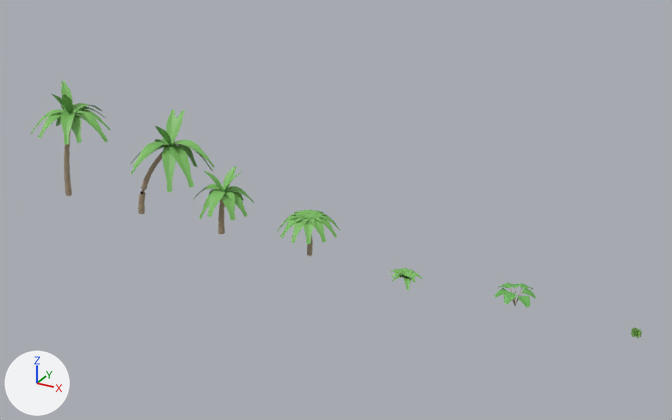
Renders of the glTF model assets/props/plants.glb from each side of a commit.
One viewpoint serves both versions: a camera (50 mm lens) standing at (55.9, -53.9, 31.1) and looking at (25.8, 0.8, 3.7). Arrows for +X, +Y and +Z are at lower left; the lights stay in place. The picture after the commit comes second. Vertices at exactly the same position are counted once.

In view in the first picture: 'Fern', 'Monstera', 'Palm', 'PalmBend', 'PalmShort', 'TreeFern' and 1 more.
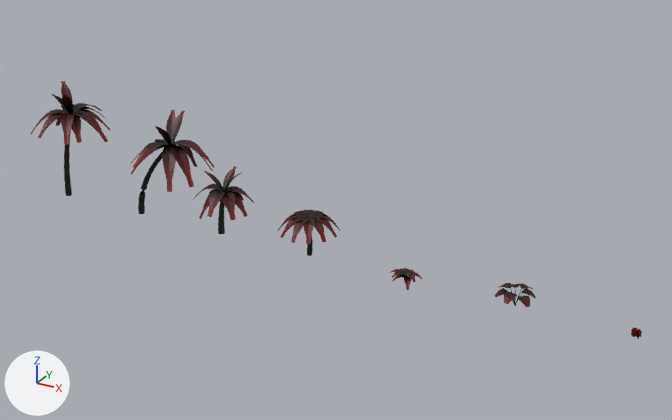
The change, as a list of edits to the scene's bpy script:
```text
Change me_fern:
    where me_fern.from_pydata(...)  # 201 vertices, 240 faces; spans x -1.27..1.11, y -1.17..1.23, z -0.21..0.68
    me_fern part 1: 100 faces centred in x -1.2..1.05, y -1.07..1.15, z -0.13..0.66 are repainted in the vertex colours; the middle colour goes from white #ffffff to red #d50000
    me_fern part 2: 80 faces centred in x -0.71..0.62, y -0.7..0.69, z 0.23..0.65 are repainted in the vertex colours; the middle colour goes from white #ffffff to dark red #6d0000
Change me_monstera:
    where me_monstera.from_pydata(...)  # 189 vertices, 224 faces; spans x -1.42..1.29, y -1.38..1.41, z -0.01..1.32
    me_monstera part 3: 112 faces centred in x -1.01..0.93, y -0.93..1.01, z 0.72..1.26 are repainted in the vertex colours; the middle colour goes from white #ffffff to dark red #550000
    me_monstera part 4: 84 faces centred in x -0.59..0.62, y -0.51..0.66, z 0.19..1.25 are repainted in the vertex colours; the middle colour goes from white #ffffff to black #000000
    me_monstera part 5: 28 faces centred in x -1.29..1.2, y -1.25..1.27, z 0.76..1.06 are repainted in the vertex colours; the middle colour goes from white #ffffff to red #da0000
Change me_palm:
    where me_palm.from_pydata(...)  # 515 vertices, 712 faces; spans x -1.77..5.03, y -3.27..3.48, z 0.0..9.78
    me_palm part 6: 404 faces centred in x -0.23..2.06, y -0.66..0.67, z 0.17..8.13 are repainted in the vertex colours; the middle colour goes from white #ffffff to black #0b0000
    me_palm part 7: 168 faces centred in x -1.58..4.85, y -3.1..3.31, z 5.81..9.7 are repainted in the vertex colours; the middle colour goes from white #ffffff to red #ca0000
    me_palm part 8: 140 faces centred in x -0.31..3.28, y -1.74..1.83, z 7.14..8.99 are repainted in the vertex colours; the middle colour goes from white #ffffff to dark red #6d0000
Change me_palmbend:
    where me_palmbend.from_pydata(...)  # 515 vertices, 712 faces; spans x -0.25..7.19, y -3.52..3.18, z -0.01..8.78
    me_palmbend part 9: 404 faces centred in x -0.23..4.34, y -0.73..0.71, z 0.14..7.13 are repainted in the vertex colours; the middle colour goes from white #ffffff to black #0b0000
    me_palmbend part 10: 168 faces centred in x 0.31..7.01, y -3.32..3.02, z 3.95..8.7 are repainted in the vertex colours; the middle colour goes from white #ffffff to red #ca0000
    me_palmbend part 11: 140 faces centred in x 1.71..5.47, y -1.86..1.68, z 5.9..7.99 are repainted in the vertex colours; the middle colour goes from white #ffffff to dark red #6d0000
Change me_palmshort:
    where me_palmshort.from_pydata(...)  # 469 vertices, 656 faces; spans x -2.11..2.53, y -2.2..2.46, z 0.0..5.22
    me_palmshort part 12: 392 faces centred in x -0.24..0.93, y -0.49..0.5, z 0.08..4.06 are repainted in the vertex colours; the middle colour goes from white #ffffff to black #0b0000
    me_palmshort part 13: 144 faces centred in x -1.98..2.42, y -2.09..2.32, z 1.74..5.16 are repainted in the vertex colours; the middle colour goes from white #ffffff to red #ca0000
    me_palmshort part 14: 120 faces centred in x -0.96..1.61, y -1.17..1.39, z 3.2..4.67 are repainted in the vertex colours; the middle colour goes from white #ffffff to dark red #6d0000
Change me_treefern:
    where me_treefern.from_pydata(...)  # 330 vertices, 448 faces; spans x -2.33..2.27, y -2.3..2.3, z -0.02..3.28
    me_treefern part 15: 144 faces centred in x -2.22..2.16, y -2.19..2.19, z 2.12..2.95 are repainted in the vertex colours; the middle colour goes from white #ffffff to red #ca0000
    me_treefern part 16: 184 faces centred in x -0.53..0.47, y -0.5..0.5, z 0.11..3.21 are repainted in the vertex colours; the middle colour goes from white #ffffff to black #080000
    me_treefern part 17: 120 faces centred in x -1.24..1.17, y -1.2..1.2, z 3.06..3.23 are repainted in the vertex colours; the middle colour goes from white #ffffff to dark red #6d0000
```

What differs and where, as boxes (x1, y1, x2, y2) in the pictures (672 x 420 px):
part 1 of me_fern, recoloured: (390, 268, 422, 290) in both
part 2 of me_fern, recoloured: (396, 268, 418, 282) in both
part 3 of me_monstera, recoloured (darker): (499, 283, 531, 302) in both
part 4 of me_monstera, recoloured: (504, 285, 525, 306) in both
part 5 of me_monstera, recoloured: (494, 284, 536, 307) in both
part 6 of me_palm, recoloured (darker): (61, 106, 83, 196) in both
part 7 of me_palm, recoloured (darker): (31, 81, 110, 145) in both
part 8 of me_palm, recoloured (darker): (46, 91, 94, 124) in both
part 9 of me_palmbend, recoloured: (138, 133, 184, 214) in both
part 10 of me_palmbend, recoloured: (130, 110, 214, 192) in both
part 11 of me_palmbend, recoloured (darker): (145, 121, 195, 162) in both
part 12 of me_palmshort, recoloured (darker): (215, 182, 232, 234) in both
part 13 of me_palmshort, recoloured (darker): (195, 166, 254, 220) in both
part 14 of me_palmshort, recoloured (darker): (206, 174, 241, 202) in both
part 15 of me_treefern, recoloured (darker): (278, 212, 340, 244) in both
part 16 of me_treefern, recoloured: (300, 211, 316, 256) in both
part 17 of me_treefern, recoloured (darker): (291, 209, 327, 226) in both
